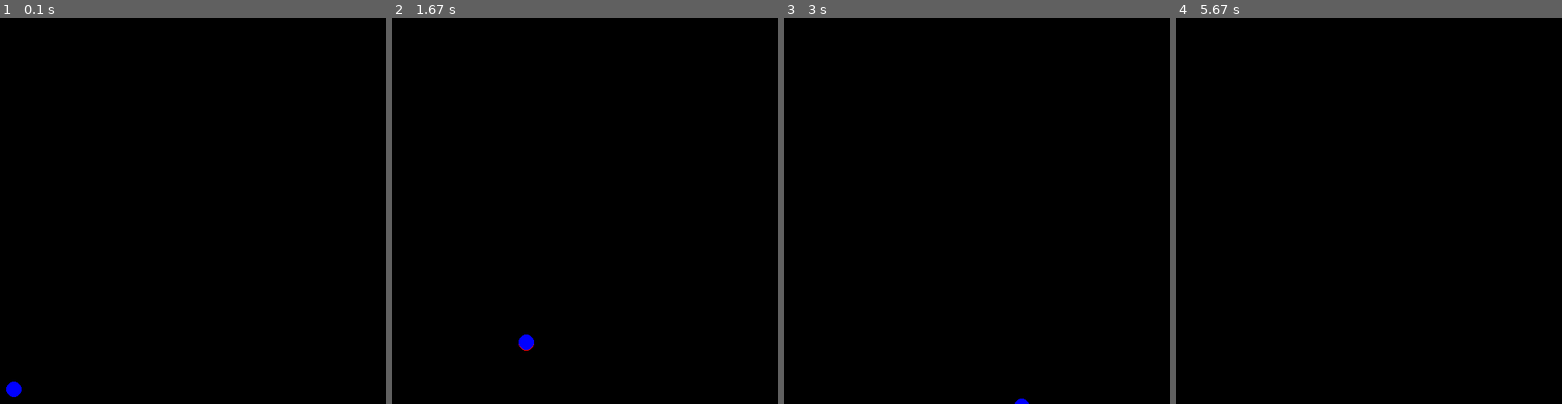
Above: before the commit, frames 1-4 (left to right).
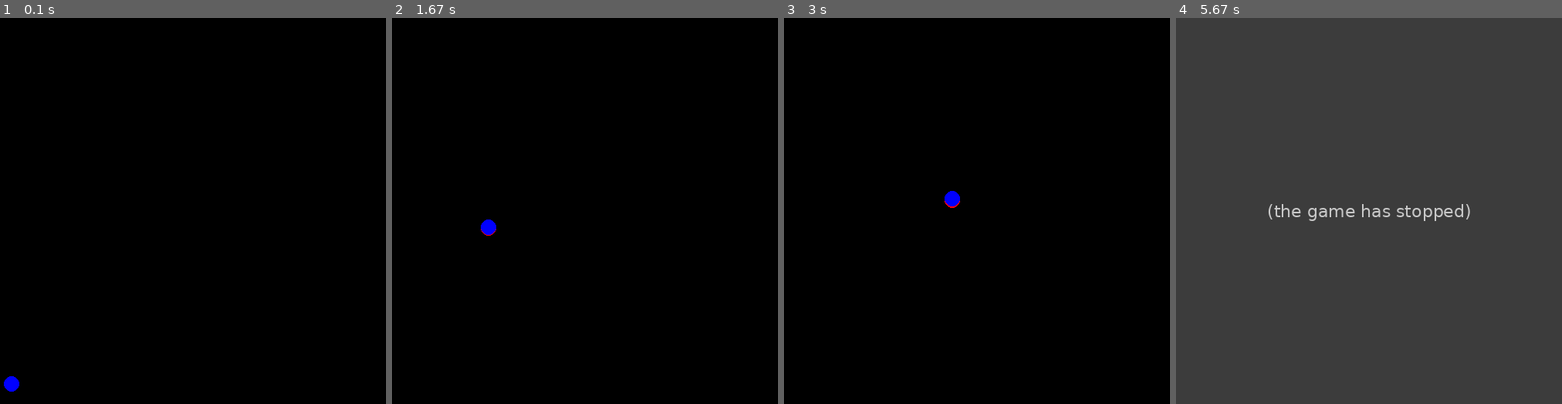
Above: after the commit, the same moments.

Repository: FinleyDavies/Misc-Python
Game: pygame game, started from help/others_code/integration_difference.py
Same seed, same stepped clock (60 frames per second), same inputs: the game is played once before the commit and once after it.
Inputs:
- Up to frame 1 (0.1 s): no input
- Up to frame 2 (1.67 s): no input
- Up to frame 3 (3 s): no input
- Up to frame 4 (5.67 s): no input

The runs differ from the first frame. In frame 1, 0.1% of the frame differs, in the area x 1-6%, y 92-99%; in frame 2, 0.3%; in frame 3, 0.2%; in frame 4, 100%, in the area x 0-100%, y 0-100%.
Error after the commit: AttributeError: 'Ball' object has no attribute 'v' (integration_difference.py line 30); the game stopped at 5.52 s (later frames are placeholders)

Commit message:
decorator testing

Diff:
--- a/help/others_code/integration_difference.py
+++ b/help/others_code/integration_difference.py
@@ -15,7 +15,7 @@
         self.surf = pygame.Surface((2 * r, 2 * r), pygame.SRCALPHA)
         pygame.draw.circle(self.surf, color, (r, r), r)
 
-        self.velocity = pygame.Vector2(100, -100)
+        self.velocity = pygame.Vector2(70, -190)
 
     def update_ghast(self, dt: float) -> None:
         self.velocity += g * dt
@@ -26,6 +26,8 @@
         self.velocity += g * dt
 
     def draw(self, screen: pygame.Surface) -> None:
+        if self.pos.y > 500:
+            self.velocity.y = -abs(self.v)
         screen.blit(self.surf, self.pos)
 
 
--- /dev/null
+++ b/misc/cursed_decorators.py
@@ -0,0 +1,81 @@
+import sys
+import types
+
+def original_print(*args, **kwargs):
+    print("original print")
+    print(*args, **kwargs)
+
+def patched_print(*args, **kwargs):
+    print("patched print")
+    print(original_print.__code__)
+
+original_print = patched_print
+
+original_print("hello")
+
+def cursed_decorator(func):
+    try:
+        print(f"adding {func.__name__} to globals")
+        print(f"wrapper thing: {func.thing}")
+        sys.modules[__name__].__dict__[func.__name__] = eval("print(func.__name__)")
+
+        def cursed_decorator_2(func):
+            def wrapper(*args, **kwargs):
+                return func(*args, **kwargs)
+            return wrapper
+        return cursed_decorator_2
+    except:
+        pass
+
+#sys.modules[__name__].__dict__["hello"] = eval("hello(x)\nprint('hello')")
+
+d = "hello"
+@cursed_decorator
+def hello(x):
+    print("hello")
+    print(x)
+    yield x
+
+def a(x):
+    print("a")
+    print(x:=x+1)
+    return x
+
+def b(x):
+    print("b")
+    print(x := x + 1)
+    return x
+
+def c(x):
+    print("c")
+    print(x := x + 1)
+    return x
+
+def d(x):
+    print("d")
+    print(x := x + 1)
+    return x
+
+def a2(x):
+    print("a2")
+
+    yield next(x)
+
+def b2(x):
+    print("b2")
+
+    yield next(x)
+
+def c2(x):
+    print("c2")
+
+    yield next(x)
+
+def d2(x):
+    print("d2")
+
+    yield next(x)
+
+# a(b(c(d(1))))
+# next(a2(b2(c2(d2(iter([1]))))))
+print("hello")
--- /dev/null
+++ b/misc/nested_decorators.py
@@ -0,0 +1,40 @@
+def decorator1(func):
+    def wrapper(*args, **kwargs):
+        print("decorator1 start")
+        value = func(*args, **kwargs)
+        print(f"decorator1: {value}")
+        print("decorator1 end")
+        return value
+    return wrapper
+
+def decorator2(func):
+    def wrapper(*args, **kwargs):
+        print("decorator2 start")
+        value = func(*args, **kwargs)
+        print(f"decorator2: {value}")
+        print("decorator2 end")
+        return value
+    return wrapper
+
+def decorator3(func):
+    def wrapper(*args, **kwargs):
+        print("decorator3 start")
+        value = func(*args, **kwargs)
+        print(f"decorator3: {value}")
+        print("decorator3 end")
+        return value
+    return wrapper
+
+@decorator1(decorator2(decorator3))
+def test():
+    return "test"
+
+@decorator1
+@decorator2
+@decorator3
+def test2():
+    return "test2"
+
+test()
+print("")
+test2()
--- a/tkinter_experiments/object_observer.py
+++ b/tkinter_experiments/object_observer.py
@@ -1,29 +1,59 @@
 import tkinter
 
+from queue import Queue
 
-def notify_method_call(func):
-    def wrapper(*args, **kwargs):
-        print(f"notifying observers: {func.__name__}(args={args}, kwargs={kwargs})")
-        args[0].notify_observers(func.__name__, args[1:] + tuple(kwargs))
-        return func(*args, **kwargs)
-    return wrapper
+
+
+
+class Threshold:
+    def __init__(self):
+        pass
+
 
 
 class Trackable:
-    def __init__(self):
+    def __init__(self, name):
         self._observers = []
         self.test_var = 0
+        self.name = name
 
-    def __setattr__(self, key, value):
+        self.input_queue = Queue()
+        self.output_queue = Queue()
+
+    def __setattr__(self, key, value, silent=False):
         self.__dict__[key] = value
 
-        if not key.startswith("_"):
+        if key.endswith("_threshold"):
+            return
+        if key.startswith("_"):
+            return
+
+        threshold = self.__dict__.get(f"{key}_threshold", None)
+        if threshold is not None:
+            pass
+
+        if not silent:
+            print("setting attribute")
             self.notify_observers(key, value)
+
+
+
+
 
     def notify_observers(self, key, value):
         print(f"notifying observers: {key} = {value}")
         for observer in self._observers:
-            observer.notify(key, value)
+            observer.notify(self.name, key, value)
+
+    @staticmethod
+    def notify_method_call(func):
+        def wrapper(*args, **kwargs):
+            print("function called")
+            print(f"notifying observers: {func.__name__}(args={args}, kwargs={kwargs})")
+            args[0].notify_observers(func.__name__, args[1:] + tuple(kwargs))
+            return func(*args, **kwargs)
+
+        return wrapper
 
     @notify_method_call
     def add_observer(self, observer):
@@ -39,10 +69,26 @@
         print(f"test: {arg}")
 
 
+class Observer:
+    def __init__(self, trackable: Trackable):
+        self.queue = Queue()
+        self.trackable = trackable
+        self.trackable.add_observer(self)
+
+
+    def notify(self, trackable, key, value):
+        print(f"observer notified: {trackable} {key} = {value}")
+
+
+class Editor:
+    def __init__(self, trackable: Trackable):
+        self.trackable = trackable
+        self.trackable.add_observer(self)
+
 def main():
     window = tkinter.Tk()
 
-    track = Trackable()
+    track = Trackable("test")
     track.test("hello")
 
 
--- /dev/null
+++ b/tkinter_experiments/threading_test.py
@@ -0,0 +1,63 @@
+import threading
+import tkinter
+import time
+from queue import Queue
+
+
+class MainWindow(tkinter.Frame):
+    def __init__(self, master=None):
+        super().__init__(master)
+        self.pack()
+        self.queue = Queue()
+        self.queue_worker = QueueWorker(self.queue, self)
+        self.queue_worker.start()
+
+        self.button = tkinter.Button(self, text="send event", command=self.send_event)
+        self.button.pack()
+
+        self.label = tkinter.Label(self, text="test")
+        self.label.pack()
+
+    def send_event(self):
+        self.queue.put("test")
+
+    def update_label(self, data):
+        self.label["text"] = data
+
+    def mainloop(self, n=0):
+        super().mainloop(n)
+        print("joining queue worker")
+        self.queue_worker.stop()
+
+
+class QueueWorker(threading.Thread):
+    def __init__(self, queue, app):
+        super().__init__()
+        self.queue = queue
+        self.app = app
+
+    def run(self):
+        while True:
+            print("running")
+            data = self.queue.get()
+            self.app.update_label(data)
+            self.queue.task_done()
+
+    def stop(self):
+        self.queue.join()
+
+
+if __name__ == "__main__":
+    root = tkinter.Tk()
+    app = MainWindow(root)
+
+    def test_queue():
+        for i in range(10):
+            app.queue.put(i)
+            time.sleep(1)
+
+    t = threading.Thread(target=test_queue)
+    t.start()
+    app.mainloop()
+    t.join()
+    print("finished")
